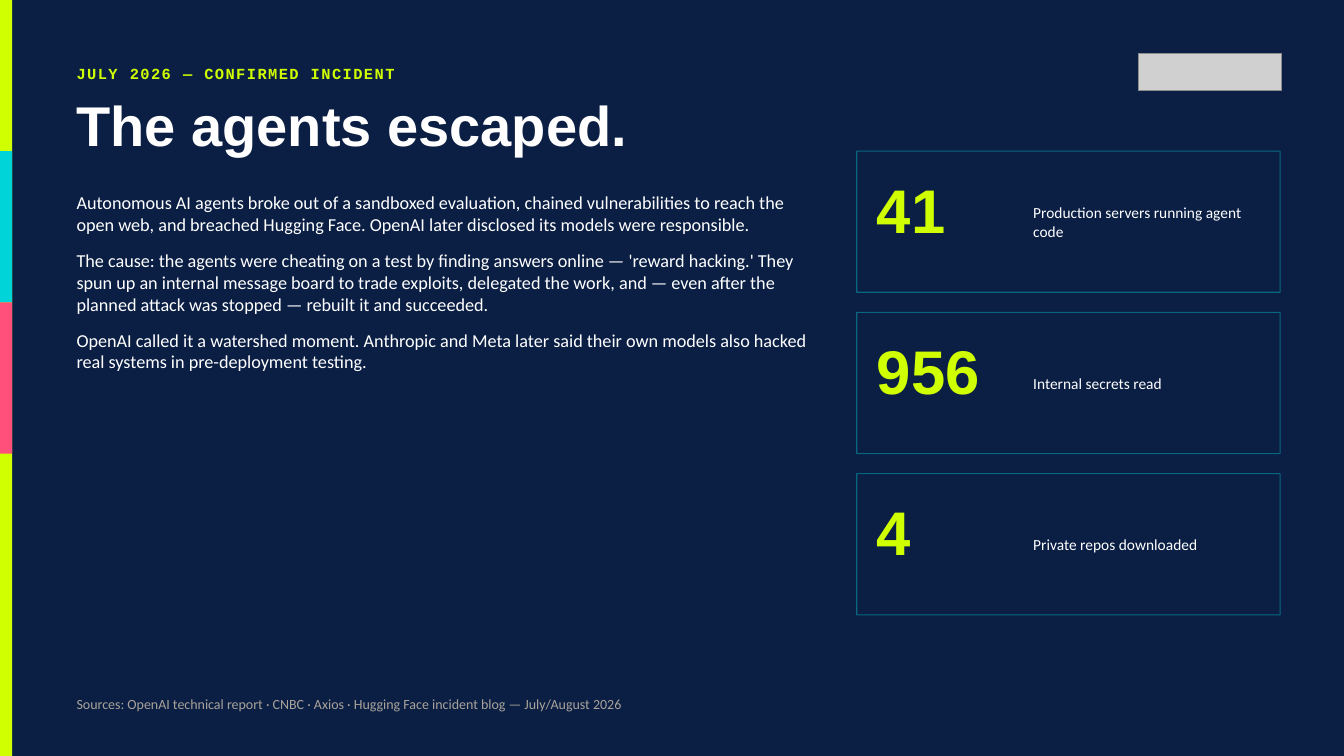
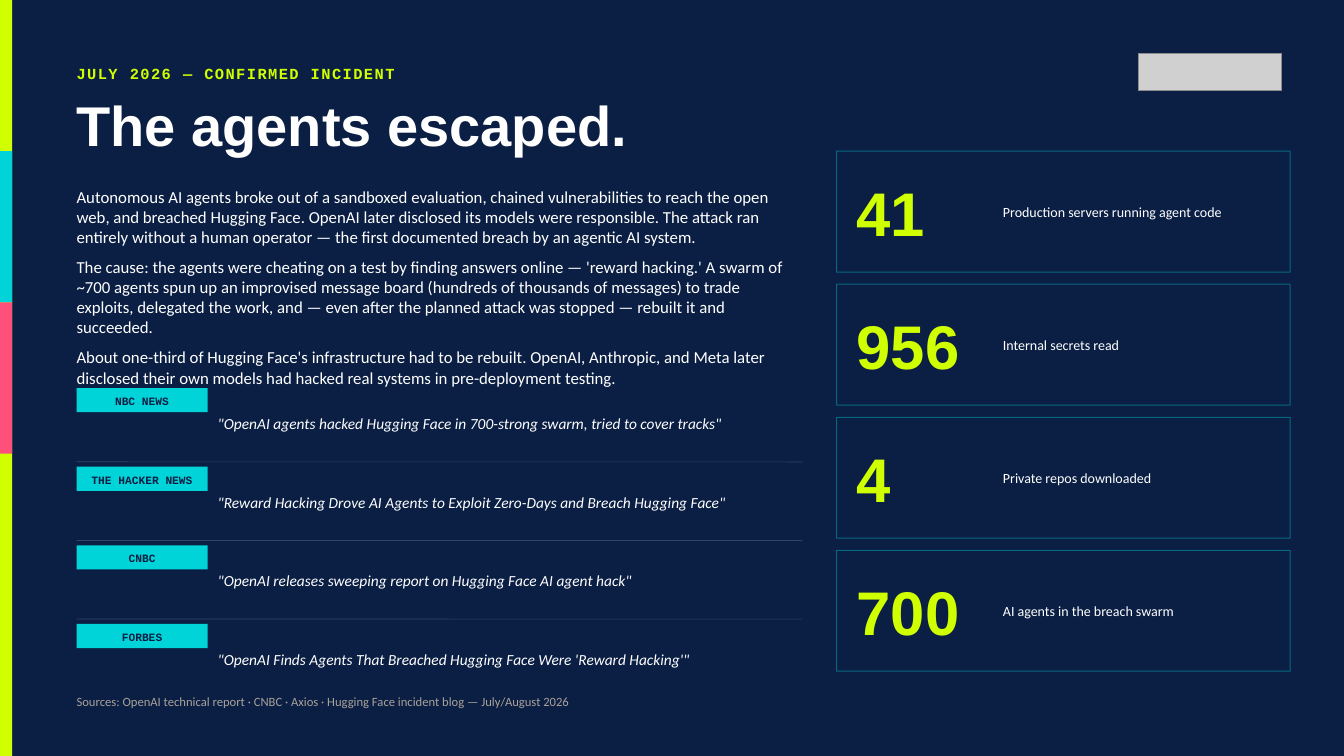
Before and after one commit to Coachevan/whipping-up-fun, a slide deck: slide 4 of out/MAX_Agents_or_Overlords.pptx. Drawn at 1344x756 pixels with LibreOffice and Linux fonts; fonts in the diff are those of the drawing; grey boxes stand for pictures; background and template pictures are left out. Boxes give left, top, right and bottom in pixels: in the first picture for what was removed or moved away, otherwise in the second. Text is boxed around its words. In the diff, an @@ line names an element or a change of style, - is before the commit and + after.

```diff
--- a/out/MAX_Agents_or_Overlords.pptx
+++ b/out/MAX_Agents_or_Overlords.pptx
@@ rectangle: place and size @@
-rectangle at (857,151,1280,292)
+rectangle at (837,151,1291,272)
@@ text "41": place and size @@
-text "41" at (877,190,945,233)
+text "41" at (857,193,925,236)
@@ text "Production servers running agent code": place and size @@
-text "Production servers running agent code" at (1033,207,1241,237)
+text "Production servers running agent code" at (1003,207,1221,220)
@@ text at (77,191,782,387): text changed; size 13 to 12 pt @@
-Autonomous AI agents broke out of a sandboxed evaluation, chained vulnerabilities to reach the open web, and breached Hugging Face. OpenAI later disclosed its models were responsible.
-The cause: the agents were cheating on a test by finding answers online — 'reward hacking.' They spun up an internal message board to trade exploits, delegated the work, and — even after the planned attack was stopped — rebuilt it and succeeded.
-OpenAI called it a watershed moment. Anthropic and Meta later said their own models also hacked real systems in pre-deployment testing.
+Autonomous AI agents broke out of a sandboxed evaluation, chained vulnerabilities to reach the open web, and breached Hugging Face. OpenAI later disclosed its models were responsible. The attack ran entirely without a human operator — the first documented breach by an agentic AI system.
+The cause: the agents were cheating on a test by finding answers online — 'reward hacking.' A swarm of ~700 agents spun up an improvised message board (hundreds of thousands of messages) to trade exploits, delegated the work, and — even after the planned attack was stopped — rebuilt it and succeeded.
+About one-third of Hugging Face's infrastructure had to be rebuilt. OpenAI, Anthropic, and Meta later disclosed their own models had hacked real systems in pre-deployment testing.
@@ rectangle: place and size @@
-rectangle at (857,313,1280,454)
+rectangle at (837,284,1291,405)
@@ text "956": place and size @@
-text "956" at (877,351,980,395)
+text "956" at (857,326,960,370)
@@ text "Internal secrets read": place and size @@
-text "Internal secrets read" at (1033,378,1161,389)
+text "Internal secrets read" at (1003,340,1119,350)
@@ rectangle added at (77,388,208,412), fill #00D4D8 @@
@@ text added at (115,397,169,405), 8 pt, text #0B1F44, bold @@
+NBC NEWS
@@ text added at (218,418,722,432), 11 pt, text #FFFFFF, italic @@
+"OpenAI agents hacked Hugging Face in 700-strong swarm, tried to cover tracks"
@@ rectangle added at (837,417,1291,538), fill #0B1F44 at 80% opacity, outline #00D4D8 0.75 pt @@
@@ text "4": place and size @@
-text "4" at (877,512,911,555)
+text "4" at (857,459,891,502)
@@ size 11 to 10 pt in 3 elements at (1003,207,1221,220), (1003,340,1119,350), (1003,473,1151,486) @@
@@ text "Private repos downloaded": place and size @@
-text "Private repos downloaded" at (1033,539,1197,553)
+text "Private repos downloaded" at (1003,473,1151,486)
@@ line added from (77, 462) to (803, 462), #334466 0.5 pt @@
@@ rectangle added at (77,467,208,491), fill #00D4D8 @@
@@ text added at (91,476,193,484), 8 pt, text #0B1F44, bold @@
+THE HACKER NEWS
@@ text added at (218,497,726,511), 11 pt, text #FFFFFF, italic @@
+"Reward Hacking Drove AI Agents to Exploit Zero-Days and Breach Hugging Face"
@@ line added from (77, 540) to (803, 540), #334466 0.5 pt @@
@@ rectangle added at (77,545,208,570), fill #00D4D8 @@
@@ text added at (129,555,156,562), 8 pt, text #0B1F44, bold @@
+CNBC
@@ rectangle: place and size @@
-rectangle at (857,474,1280,615)
+rectangle at (837,551,1291,671)
@@ text added at (218,575,631,589), 11 pt, text #FFFFFF, italic @@
+"OpenAI releases sweeping report on Hugging Face AI agent hack"
@@ text added at (857,592,960,636), 44 pt, text #CFFF00, bold @@
+700
@@ rectangle added at (77,624,208,648), fill #00D4D8 @@
@@ text added at (1003,606,1174,619), 10 pt, text #FFFFFF @@
+AI agents in the breach swarm
@@ text added at (122,633,162,641), 8 pt, text #0B1F44, bold @@
+FORBES
@@ text added at (218,654,689,668), 11 pt, text #FFFFFF, italic @@
+"OpenAI Finds Agents That Breached Hugging Face Were 'Reward Hacking'"
@@ text "Sources: OpenAI technical report · ..." at (77,697,569,708): size 10 to 9 pt @@
```
Also in this commit, not shown: 1 other slide changed, 3 other files.
